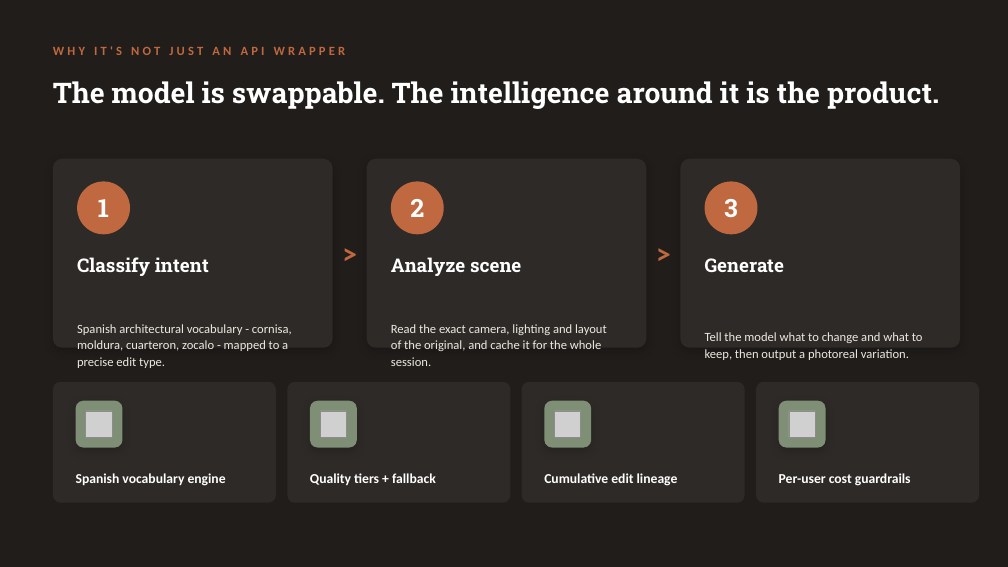
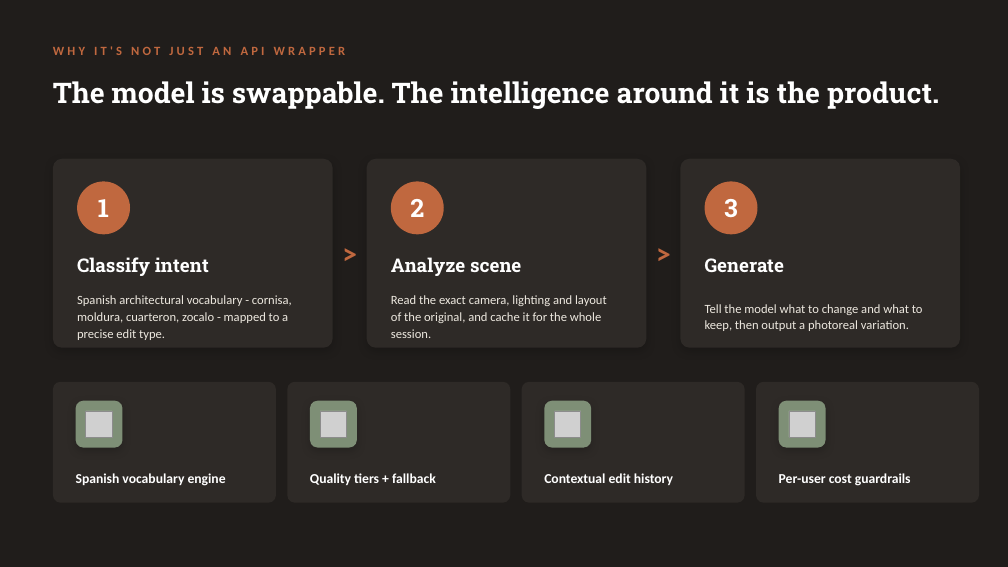
Before and after one commit to bendervintimilla/arquivision, a slide deck: slide 6 of submission/ArquiVision_AI_Final_Presentation.pptx. Drawn at 1008x567 pixels with LibreOffice and Linux fonts; fonts in the diff are those of the drawing; grey boxes stand for pictures. Boxes give left, top, right and bottom in pixels: in the first picture for what was removed or moved away, otherwise in the second. Text is boxed around its words. In the diff, an @@ line names an element or a change of style, - is before the commit and + after.

```diff
--- a/submission/ArquiVision_AI_Final_Presentation.pptx
+++ b/submission/ArquiVision_AI_Final_Presentation.pptx
@@ text "Spanish architectural vocabulary - cornisa, ...": place and size @@
-text "Spanish architectural vocabulary - cornisa, ..." at [77,324,292,368]
+text "Spanish architectural vocabulary - cornisa, ..." at [77,295,292,340]
@@ text "Read the exact camera, lighting ...": place and size @@
-text "Read the exact camera, lighting ..." at [391,324,607,366]
+text "Read the exact camera, lighting ..." at [391,295,607,338]
@@ text "Tell the model what to ...": place and size @@
-text "Tell the model what to ..." at [705,332,923,360]
+text "Tell the model what to ..." at [705,304,923,331]
@@ text at [544,473,673,485]: text changed @@
-Cumulative edit lineage
+Contextual edit history
```
Also in this commit, not shown: 5 other slides changed, 1 slide removed, 2 other files.
